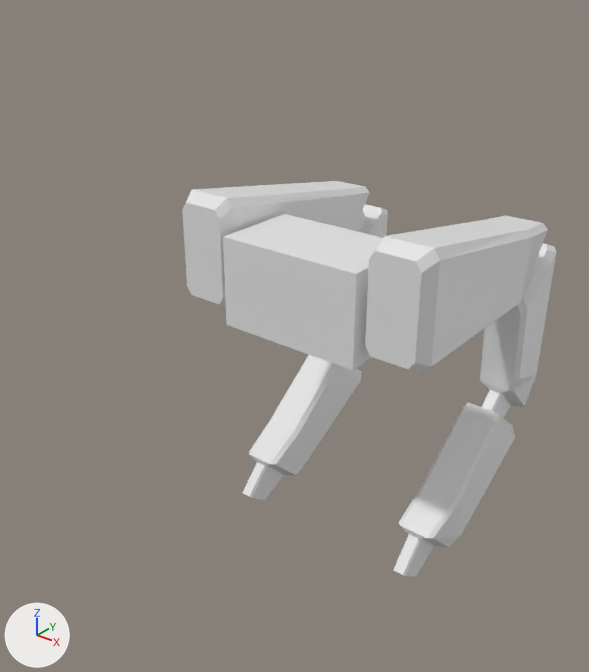
One commit to the Blender file assets-raw/blend/robot/headgunner.blend: the scene before it, then after it.
Before and after are seen from a camera (50 mm lens) standing at (1.088, -1.443, 1.57) and looking at (-0.04, -0.033, 0.696). Every picture has the same lights, and +X, +Y and +Z are marked at lower left.

Names of what the first picture shows: 'BaseMesh'.
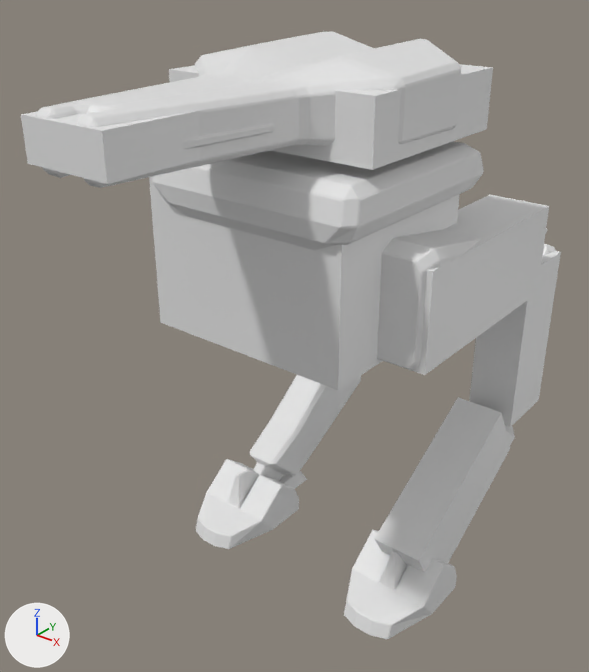
What differs and where, as boxes (x1, y1, x2, y2) in the pictures (589 x 672 px):
'BaseMesh', reshaped (39% wider, 53% taller): before (182, 181, 556, 577); after (36, 32, 555, 639)
'__colShape.Hip.Box', added: after (149, 176, 460, 390)
'__colShape.ArmLower.L', shown: after (411, 195, 549, 375)
'__colShape.LegLower.L.Box', added: after (375, 397, 510, 573)
'__colShape.HeadGun.Box.001', added: after (21, 110, 202, 184)
'__colShape.HeadGun.Box', added: after (169, 64, 493, 170)
'__colShape.LegMiddle.L.Box', added: after (469, 251, 561, 427)
part 1 of me_plane, added: after (36, 32, 461, 188)
part 2 of me_plane, added: after (153, 141, 484, 251)
part 3 of me_plane, added: after (196, 459, 457, 639)
part 4 of me_plane, deleted: before (223, 214, 383, 370)

The edits, one by one:
me_plane is used by ob_basemesh; location (0.0, 0.0, 0.0).
Verts and faces of me_plane; kept vertices keep their numbers, new ones are numbered from 168.
Before the commit, vertices of me_plane: 0 (0.0, -0.115, 0.712) at pixel (286, 346), 1 (0.0, -0.115, 0.941) at pixel (285, 254), 2 (0.0, 0.115, 0.712), 3 (0.0, 0.115, 0.941) at pixel (345, 228), 4 (0.191, -0.115, 0.712) at pixel (352, 370).
Before the commit, vertices of me_plane: 5 (0.191, -0.115, 0.941) at pixel (356, 273), 6 (0.191, 0.115, 0.712), 7 (0.191, 0.115, 0.941).
me_plane had 168 vertices, 148 faces and spanned x 0.0..0.356, y -0.115..0.66, z 0.029..1.017.
me_plane now has 363 vertices, 338 faces and spans x 0.0..0.377, y -0.665..0.66, z 0.01..1.376.
me_plane part 1: a new loose piece of 101 vertices spanning x 0.0..0.274, y -0.665..0.227, z 1.21..1.376, in mat_matbase (white #e7e7e7).
me_plane part 2: a new loose piece of 62 vertices spanning x 0.0..0.333, y -0.264..0.266, z 0.712..1.264, in mat_matbase (white #e7e7e7).
me_plane part 3: a new loose piece of 40 vertices spanning x 0.157..0.377, y -0.149..0.274, z 0.01..0.173, in mat_matbase (white #e7e7e7).
Part 4, on me_plane:
Vertices deleted: 0 to 7 (with the faces that use them).
Object '__colShape.ArmLower.L' (ob_colshape_armlower_l) is now shown.
Object '__colShape.HeadGun.Box.001' (ob_colshape_headgun_box_001) is new; it shows a copy of the mesh of ob_colshape_armlower_l.
Its location is (0.0, -0.275, 1.276).
Its scale is (0.102, 0.392, 0.0403).
Object '__colShape.HeadGun.Box' (ob_colshape_headgun_box) is new; it shows a copy of the mesh of ob_colshape_armlower_l.
Its location is (0.0, 0.047, 1.254).
Its scale is (0.265, 0.23, 0.0666).
Object '__colShape.Hip.Box' (ob_colshape_hip_box) is new; it shows a copy of the mesh of ob_colshape_armlower_l.
Its location is (-0.022, -0.012, 0.936).
Its scale is (0.265, 0.23, 0.199).
Object '__colShape.LegLower.L.Box' (ob_colshape_leglower_l_box) is new; it shows a copy of the mesh of ob_colshape_armlower_l.
Its location is (0.276, 0.231, 0.224).
Its rotation in degrees is (31, 0, 0).
Its scale is (0.0658, 0.233, 0.0957).
Object '__colShape.LegMiddle.L.Box' (ob_colshape_legmiddle_l_box) is new; it shows a copy of the mesh of ob_colshape_armlower_l.
Its location is (0.276, 0.553, 0.575).
Its rotation in degrees is (90, 0, 0).
Its scale is (0.0658, 0.233, 0.0957).
